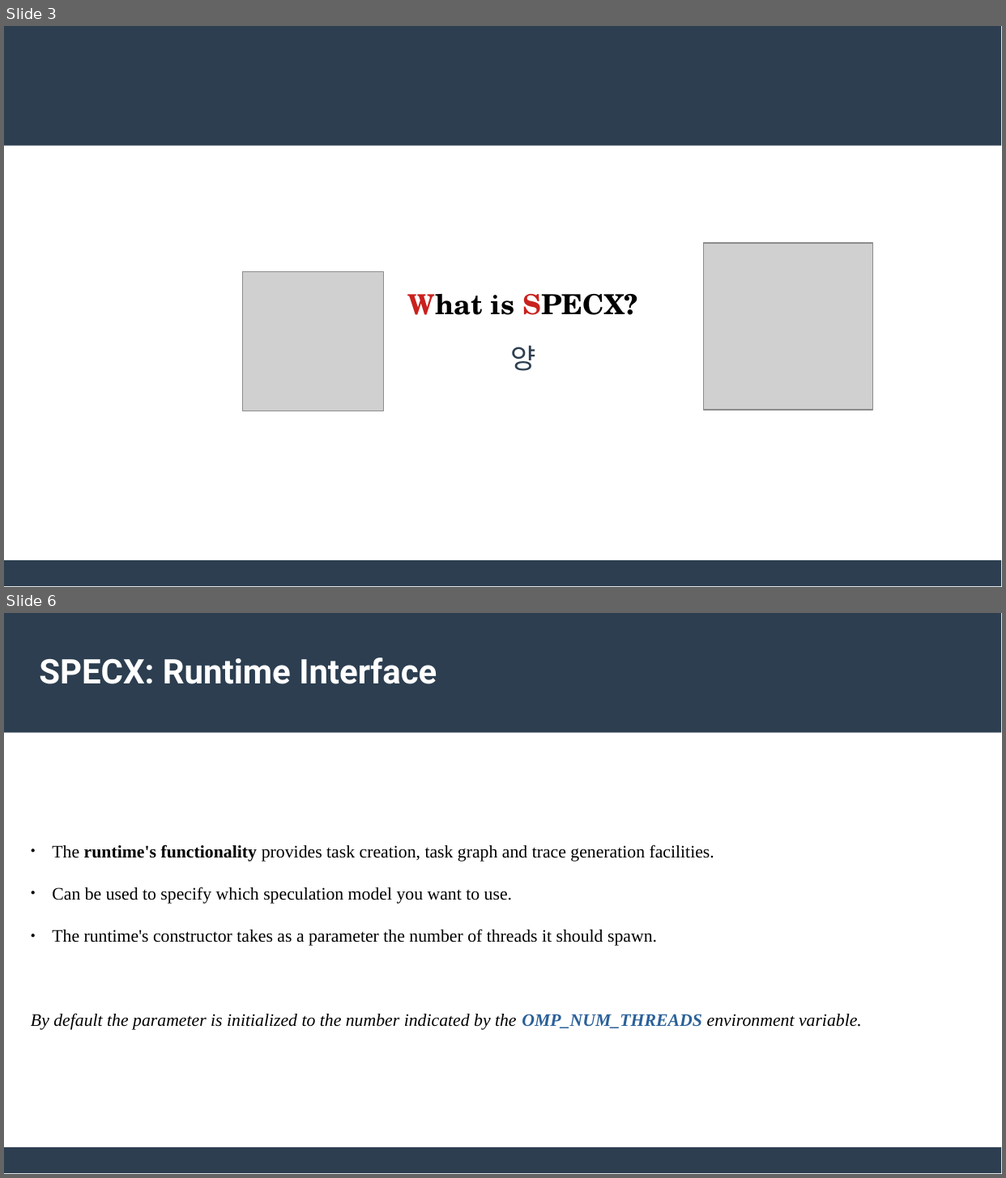
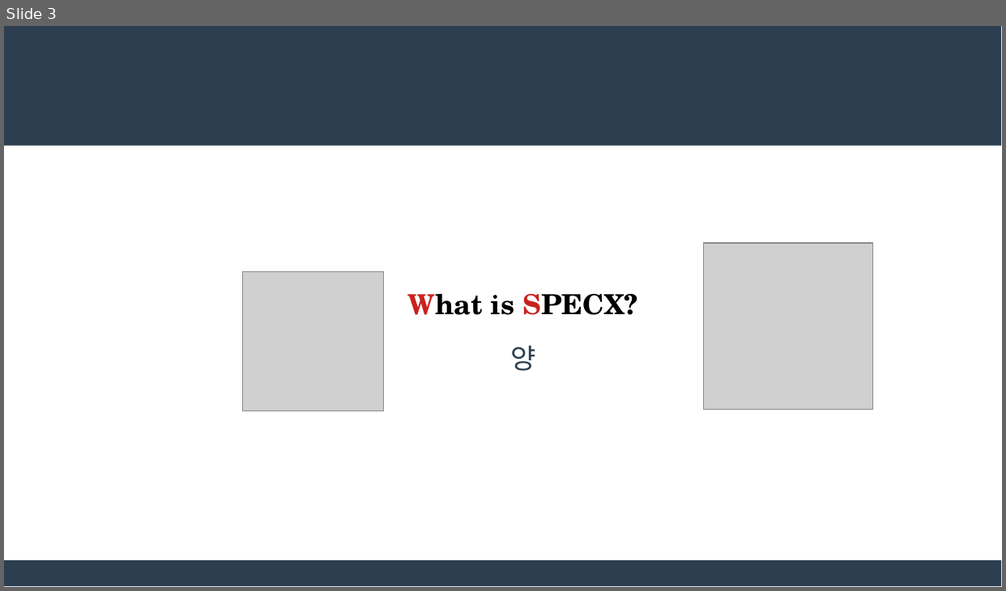
Before and after one commit to feelpp/parallel-programming, a slide deck: docs/modules/ROOT/assets/attachments/Session6_ParallelProgramming_Specx.pptx. Shown one above the other, each under a label of ours: slides 3 and 6 before the commit, slide 3 after it; the slides between them are not shown. The pictures are 1006x1178 and 1006x591 pixels, drawn with LibreOffice and Linux fonts; fonts in the diff are those of the drawing; grey boxes stand for pictures. Boxes give left, top, right and bottom in pixels: in the first picture for what was removed or moved away, otherwise in the second. Text is boxed around its words. In the diff, an @@ line names an element or a change of style, - is before the commit and + after.

Commit message:
Update ppt Specx

```diff
--- a/docs/modules/ROOT/assets/attachments/Session6_ParallelProgramming_Specx.pptx
+++ b/docs/modules/ROOT/assets/attachments/Session6_ParallelProgramming_Specx.pptx
@@ slide 6 removed at (4, 613, 1002, 1174), background #FFFFFF; not listed: 2 template elements that a slide beside it also shows @@
@@ text removed at (39, 658, 437, 684) @@
-SPECX: Runtime Interface
@@ text removed at (31, 845, 862, 1030) @@
-● The runtime's functionality provides task creation, task graph and trace generation facilities.
-● Can be used to specify which speculation model you want to use.
-● The runtime's constructor takes as a parameter the number of threads it should spawn.
-By default the parameter is initialized to the number indicated by the OMP_NUM_THREADS environment variable.
```
Also in this commit, not shown: 8 slides changed, 4 slides added, 1 other file.
